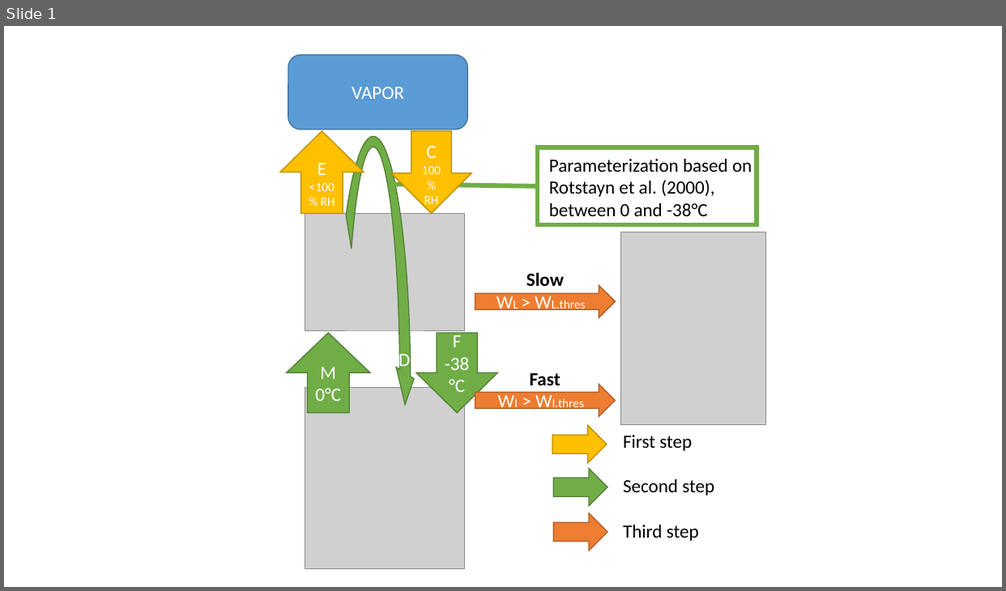
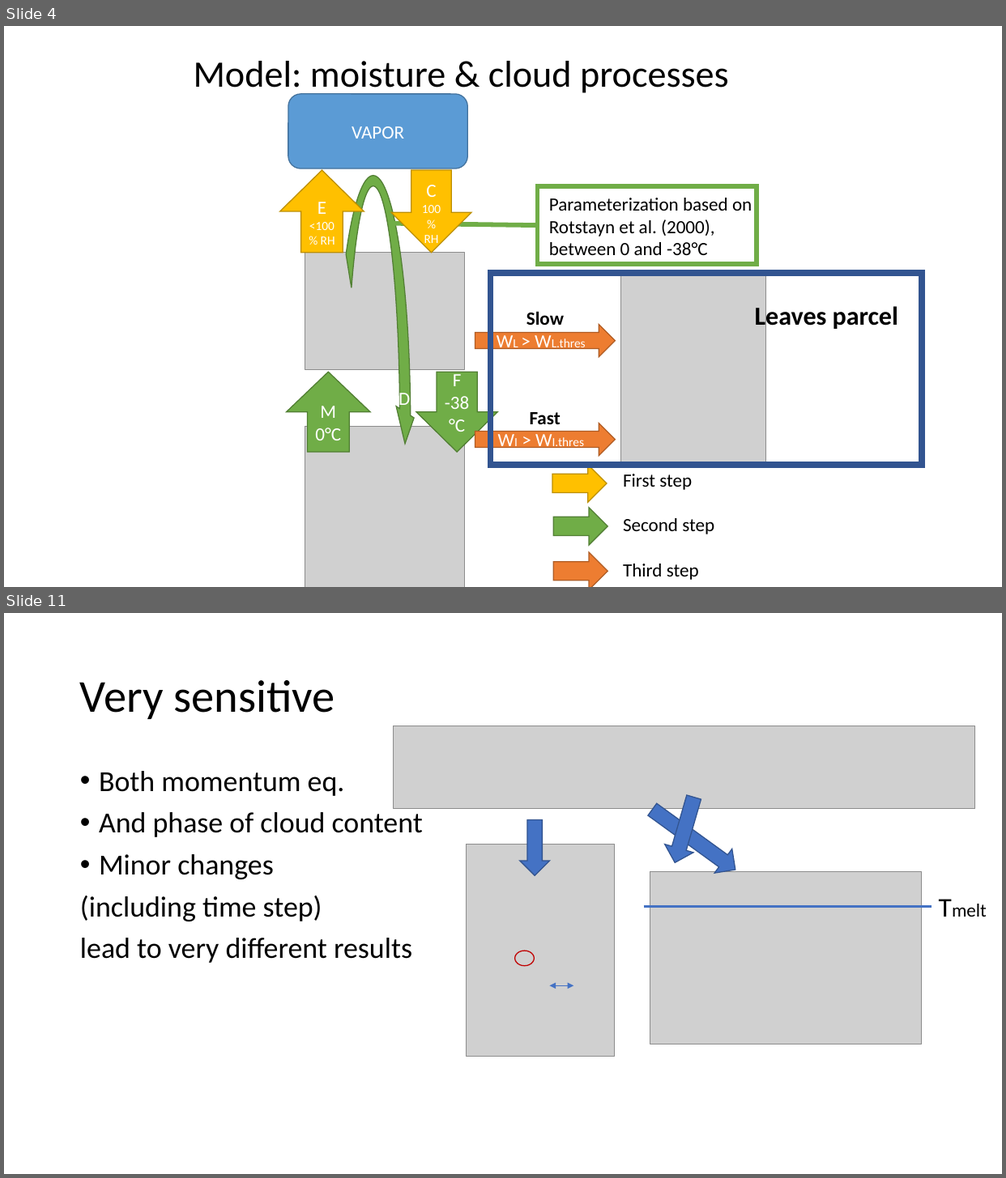
Before and after one commit to meteoNL/CloudParcelModel_SOACproject, a slide deck: model_representation.pptx. Shown one above the other, each under a label of ours: slide 1 before the commit, slides 4 and 11 after it; the slides between them are not shown. The pictures are 1006x591 and 1006x1178 pixels, drawn with LibreOffice and Linux fonts; fonts in the diff are those of the drawing; grey boxes stand for pictures. Boxes give left, top, right and bottom in pixels: in the first picture for what was removed or moved away, otherwise in the second. Text is boxed around its words. In the diff, an @@ line names an element or a change of style, - is before the commit and + after.

Commit message:
Cloud: parcel? Model? presentation version 1

```diff
--- a/model_representation.pptx
+++ b/model_representation.pptx
@@ slide 11 added at (4,613,1002,1174), background #FFFFFF @@
@@ title added at (80,680,334,719), 44 pt, text #000000 @@
+Very sensitive
@@ picture added at (394,726,975,809) @@
@@ text added at (80,771,423,963), 28 pt, text #000000 @@
+• Both momentum eq.
+• And phase of cloud content
+• Minor changes
+(including time step)
+lead to very different results
@@ up arrow added at (644,797,744,882), fill #4472C4, outline #325491 1 pt @@
@@ up arrow added at (661,793,709,867), fill #4472C4, outline #325491 1 pt @@
@@ up arrow added at (520,820,550,875), fill #4472C4, outline #325491 1 pt @@
@@ picture added at (466,845,614,1057) @@
@@ picture added at (650,872,922,1044) @@
@@ text added at (931,887,995,927), 18 pt, text #000000 @@
+Tmelt
@@ line added from (643, 907) to (931, 907), #4472C4 2.25 pt @@
@@ ellipse added at (515,951,535,965), outline #C00000 1 pt @@
@@ double arrow added from (550, 986) to (573, 986), #4472C4 0.5 pt @@
@@ what was slide 1 is now slide 4 @@
@@ slide 4 changed as well @@
@@ text added at (194,61,729,96), 36 pt, text #000000 @@
+Model: moisture & cloud processes
@@ 5 texts, 5 right arrows, 3 pictures, 2 up arrows, 2 down arrows, 1 rounded rectangle, 1 circular arrow, 1 rectangle, 1 line: place and size @@
-5 texts, 5 right arrows, 3 pictures, 2 up arrows, 2 down arrows, 1 rounded rectangle, 1 circular arrow, 1 rectangle, 1 line at (280,55,765,587)
+5 texts, 5 right arrows, 3 pictures, 2 up arrows, 2 down arrows, 1 rounded rectangle, 1 circular arrow, 1 rectangle, 1 line at (280,94,765,587)
@@ rectangle added at (491,273,923,465), outline #325491 6 pt @@
@@ text added at (755,303,898,331), 25 pt, text #000000, bold @@
+Leaves parcel
```
Also in this commit, not shown: 1 other slide changed, 18 other slides added.
